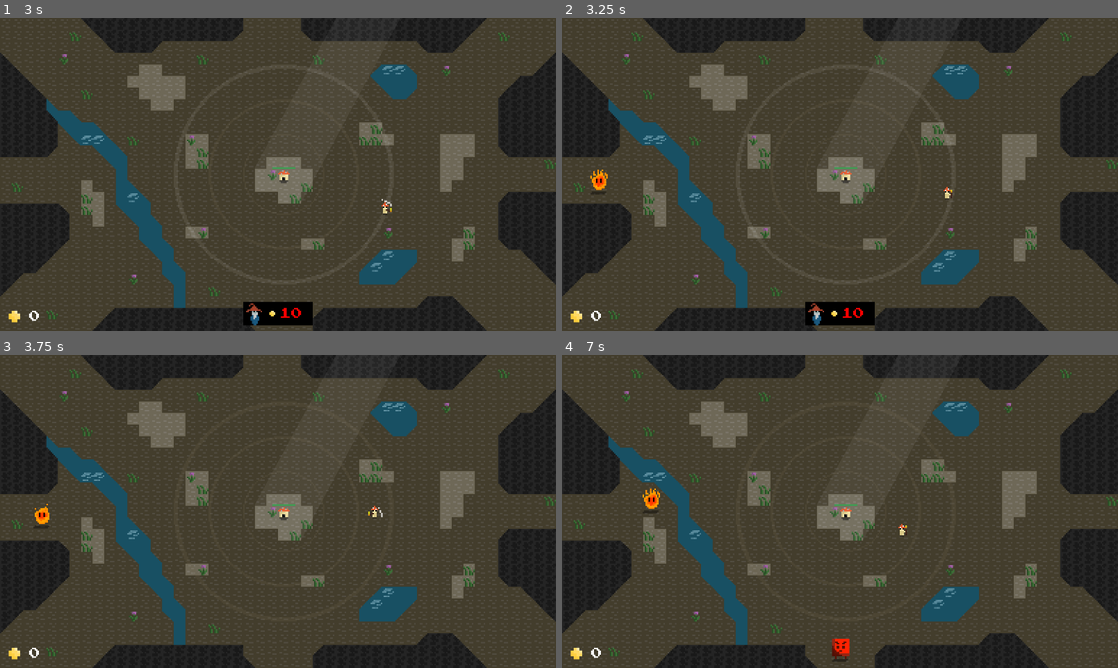
Above: before the commit, frames 1-4 (two rows, left to right).
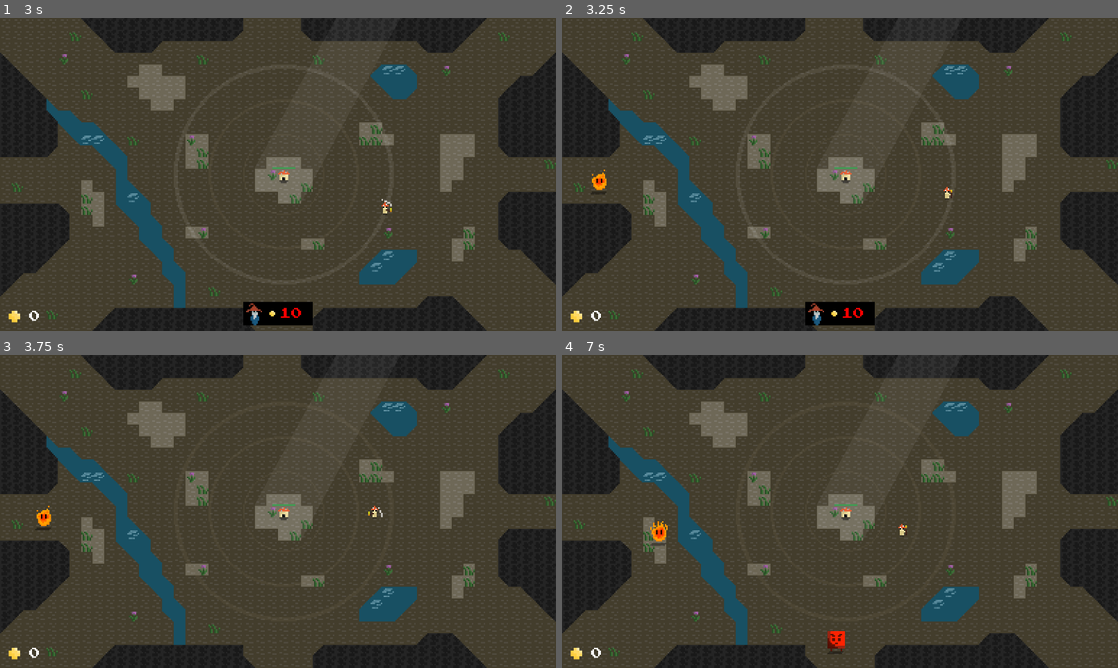
Above: after the commit, the same moments.

Repository: theoratkin/mushwizardly
Game: Godot game, scene res://main.tscn
The game is run twice, just before and just after one commit, with the same random seed, the same clock (stepped at 60 frames per second) and the same inputs. Sound files missing from this copy of the repository are replaced by a short silence.
Inputs (mouse positions are in pixels of both pictures, inside the frame that each line leads up to):
- Up to frame 1 (3 s): move the mouse to (400, 158) at 0.52 s; press the mouse at (400, 158) at 0.53 s; hold Right (move_right) 0.53-1.28 s; move the mouse to (166, 190) at 1.27 s; release the mouse at (166, 190) at 1.28 s; hold Down (move_down) 1.28-2.03 s; click (166, 190) at 1.35 s; move the mouse to (333, 105) at 2.02 s; press the mouse at (333, 105) at 2.03 s; hold Right (move_right) 2.03-2.78 s; move the mouse to (250, 237) at 2.77 s; release the mouse at (250, 237) at 2.78 s; hold Up (move_up) from 2.78 s (still down); click (250, 237) at 2.85 s
- Up to frame 2 (3.25 s): keep holding Up (move_up)
- Up to frame 3 (3.75 s): move the mouse to (444, 558) at 3.52 s; release Up (move_up) at 3.53 s; press the mouse at (444, 558) at 3.53 s; hold Left (move_left) from 3.53 s (still down)
- Up to frame 4 (7 s): move the mouse to (673, 464) at 4.27 s; release the mouse at (673, 464) at 4.28 s; click (673, 464) at 4.35 s; move the mouse to (867, 511) at 5.02 s; release Left (move_left) at 5.03 s; press the mouse at (867, 511) at 5.03 s; hold Down (move_down) 5.03-5.78 s; move the mouse to (756, 433) at 5.77 s; release the mouse at (756, 433) at 5.78 s; hold Right (move_right) 5.78-6.53 s; click (756, 433) at 5.85 s; move the mouse to (962, 495) at 6.52 s; press the mouse at (962, 495) at 6.53 s; hold Up (move_up) from 6.53 s (still down)

Frame 1 is identical in both runs. In frame 2, less than 0.1% of the frame differs, in the area x 5-9%, y 48-56%; in frame 3, 0.1%; in frame 4, 0.6%, in the area x 14-52%, y 42-98%.

Commit message:
fix(enemy): better swaying calculation so enemies don't get stuck as often

Diff:
--- a/reusable_scenes/evil_fire_thing.tscn
+++ b/reusable_scenes/evil_fire_thing.tscn
@@ -62,7 +62,7 @@
 [node name="animated sprite" type="AnimatedSprite2D" parent="."]
 sprite_frames = SubResource("SpriteFrames_a5w2p")
 autoplay = "default"
-frame_progress = 0.598656
+frame_progress = 0.485892
 speed_scale = 3.0
 
 [node name="collision shape" type="CollisionShape2D" parent="."]
--- a/scripts/enemy.gd
+++ b/scripts/enemy.gd
@@ -10,11 +10,14 @@
 
 const coin_scene = preload("res://reusable_scenes/coin.tscn")
 
-var swaying = Vector2()
 var is_touching_home = false
 var attack_timeout = 0.0
 var hit_sound: AudioStreamPlayer2D
 var is_dead = false
+
+var sway_angle = 0.0
+var sway_timer = 0.0
+var sway_direction = 1.0
 
 func _ready():
 	_choose_random_swaying()
@@ -23,7 +26,9 @@
 	get_node("/root/main").add_child(hit_sound)
 
 func _choose_random_swaying():
-	swaying = Vector2(randf() - 0.5, randf() - 0.5) * 2
+	sway_direction = 1.0 if randf() > 0.5 else -1.0
+	sway_angle = randf() * 0.6
+	sway_timer = randf() * 1.5 + 0.5
 
 func _process(delta: float):
 	if GameState.is_game_over:
@@ -37,10 +42,12 @@
 func _physics_process(delta: float) -> void:
 	if GameState.is_game_over:
 		return
-	var direction = global_position.direction_to(target.global_position) + swaying
-	apply_central_force(direction * speed)
-	swaying.x -= sign(swaying.x) * delta/20
-	swaying.y -= sign(swaying.y) * delta/20
+	var to_target = global_position.direction_to(target.global_position)
+	var rotated_direction = to_target.rotated(sway_angle * sway_direction)
+	apply_central_force(rotated_direction * speed)
+	sway_timer -= delta
+	if sway_timer <= 0:
+		_choose_random_swaying()
 
 func drop_coins():
 	for i in coins:
